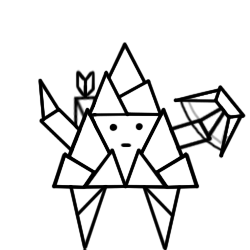
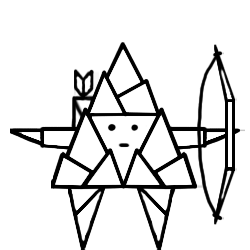
Before/after of a (250, 250) layered artwork. What changed in the layer stack:
removed group "Final" (10 layers) over bbox(37, 41, 246, 250)
moved "Bow" out of group "Final", painted on it over bbox(173, 44, 246, 225)
renamed "RopeBow" to "Bowrope", moved it out of group "Final", painted on it over bbox(179, 50, 224, 221)
added group "Body" (1st of 2) with 6 layers above "Carcaj" over bbox(10, 41, 245, 250)
moved "Face" into group "Body", painted on it over bbox(107, 122, 147, 148)
moved "Body" (2nd of 2, in "Body") into group "Body", painted on it over bbox(51, 41, 205, 190)
removed layer "RArm" from group "Final" over bbox(167, 100, 234, 154)
removed layer "LArm" from group "Final" over bbox(37, 78, 83, 155)
added layer "Larm" in group "Body" over bbox(10, 126, 84, 152)
added layer "Rarm" in group "Body" over bbox(168, 125, 245, 152)
moved "RLeg" into group "Body", painted on it over bbox(134, 184, 182, 250)
moved "LLeg" into group "Body", painted on it over bbox(68, 184, 114, 250)
moved "Carcaj" out of group "Final", painted on it over bbox(71, 94, 102, 155)
renamed "Capa 13" to "Arrow", moved it out of group "Final", painted on it over bbox(74, 68, 99, 143)
removed group "Base" (6 layers) over bbox(37, 41, 244, 250)
removed layer "Capa 10" from group "Base" over bbox(185, 87, 244, 146)
removed layer "Fondo" over bbox(10, 41, 246, 250)
